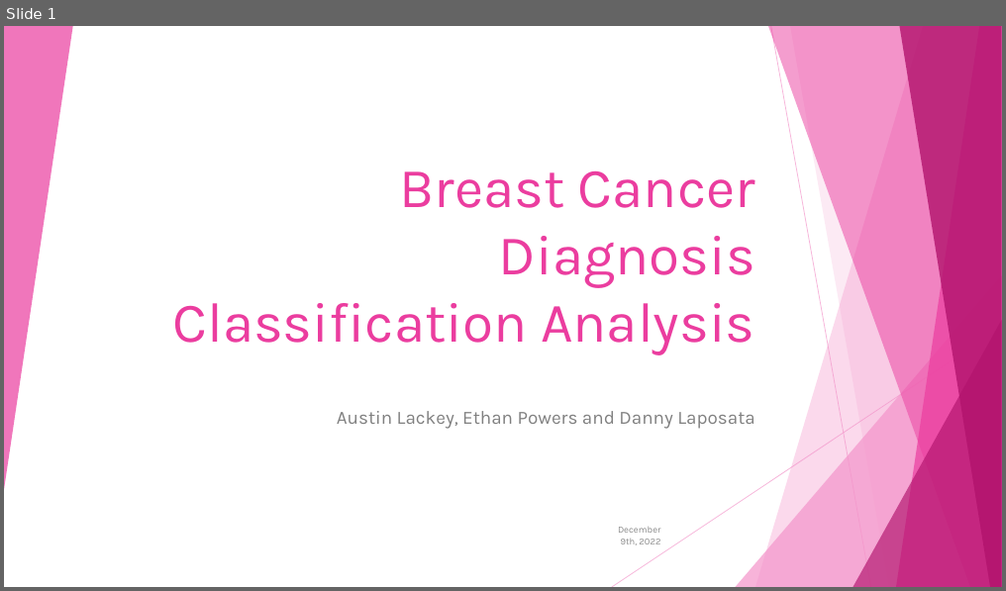
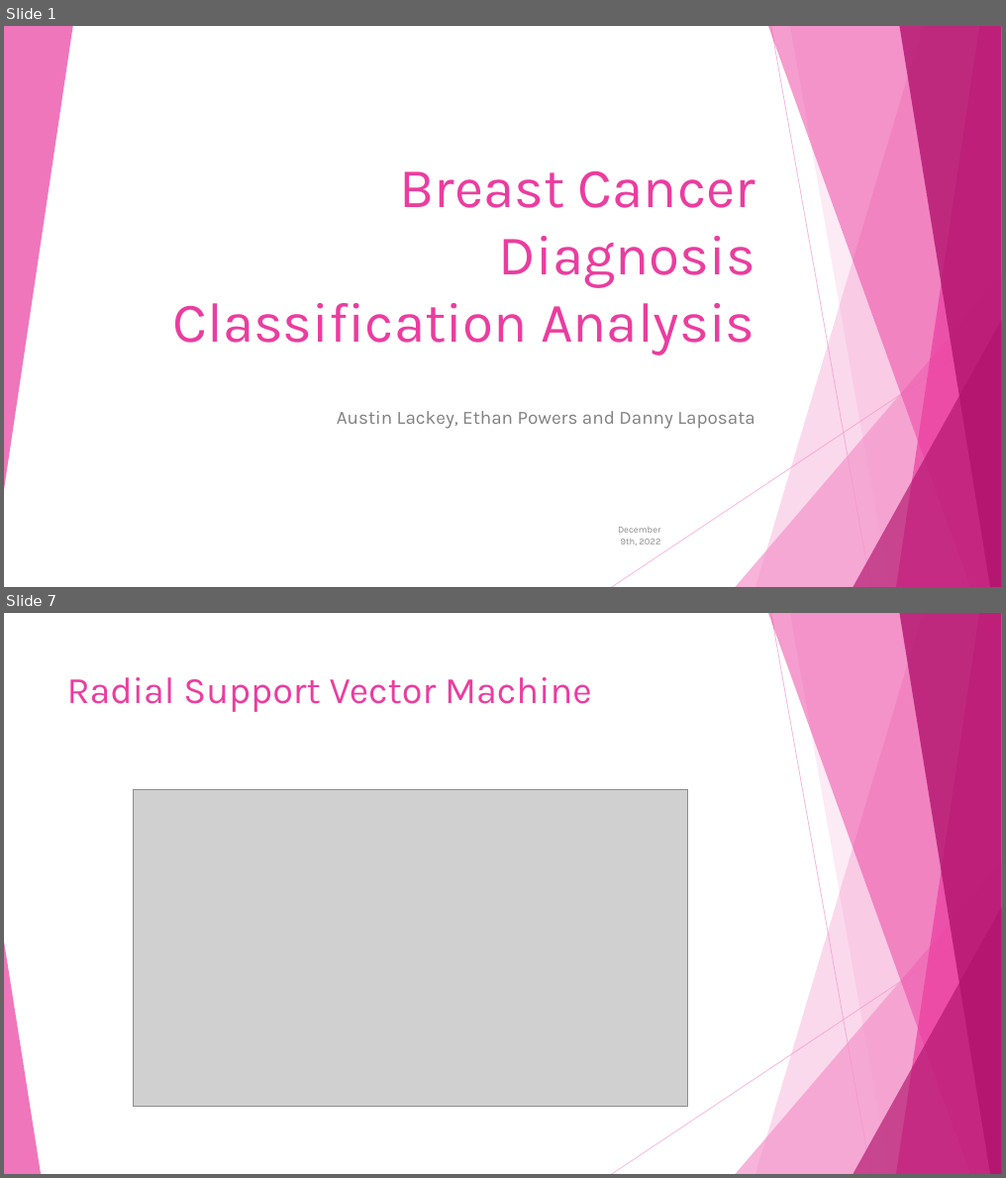
Before and after one commit to dlaposata/Breast_Cancer_Analysis, a slide deck: austins_temp_powerpoint.pptx. Shown one above the other, each under a label of ours: slide 1 before the commit, slides 1 and 7 after it; the slides between them are not shown. The pictures are 1006x591 and 1006x1178 pixels, drawn with LibreOffice and Linux fonts; fonts in the diff are those of the drawing; grey boxes stand for pictures. Boxes give left, top, right and bottom in pixels: in the first picture for what was removed or moved away, otherwise in the second. Text is boxed around its words. In the diff, an @@ line names an element or a change of style, - is before the commit and + after.

```diff
--- a/austins_temp_powerpoint.pptx
+++ b/austins_temp_powerpoint.pptx
@@ slide 7 added at (4, 613, 1002, 1174), background #FFFFFF; not listed: 9 template elements that a slide beside it also shows @@
@@ title added at (67, 677, 592, 712), 36 pt, text #EB3D9F @@
+Radial Support Vector Machine
@@ picture added at (133, 789, 688, 1107) @@
@@ triangle added at (4, 942, 41, 1174), fill #EB3D9F at 70% opacity @@
```
Also in this commit, not shown: 6 other slides added, 1 slide removed, 2 other files.
